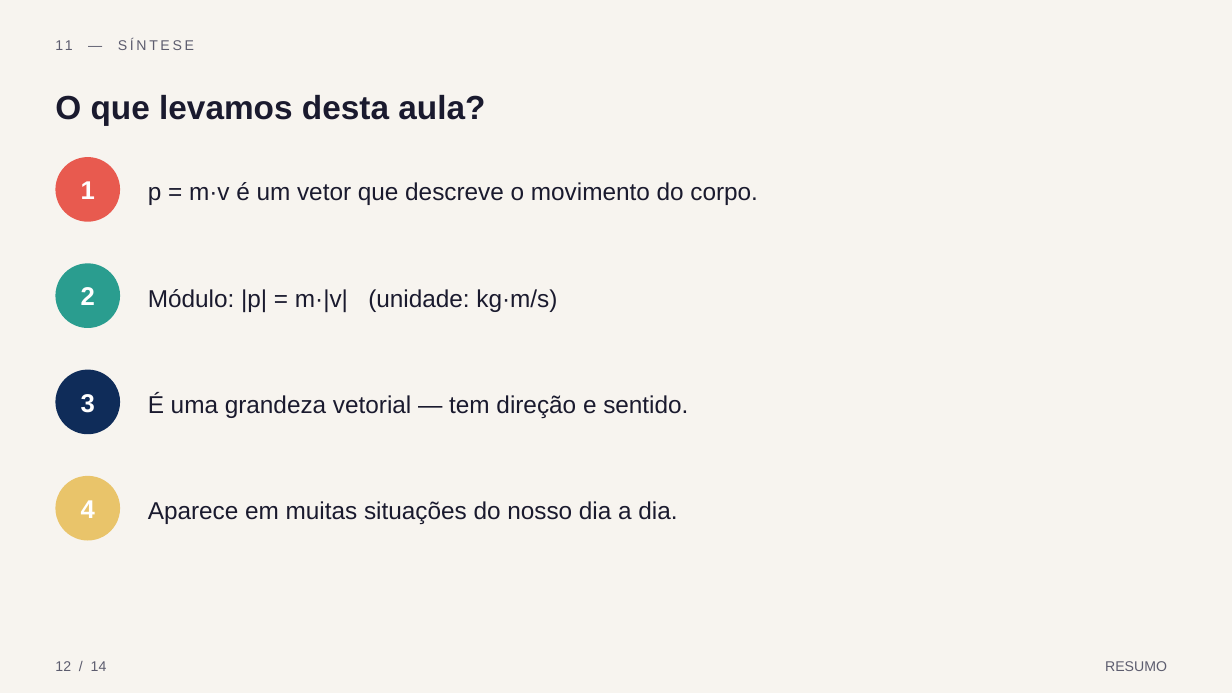
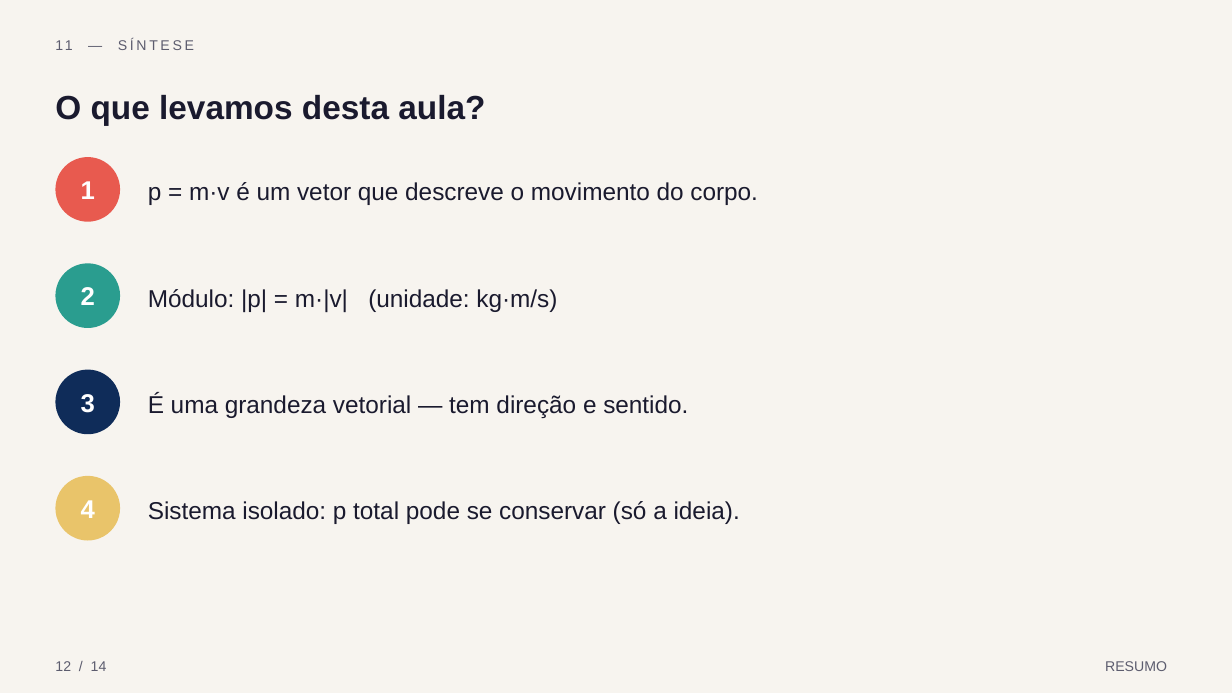
Before and after one commit to victordiaspalmeira/aula_ia_quantidade_movimento, a slide deck: slide 12 of 02_apresentacao/Apresentacao_Aula_IA.pptx. Drawn at 1232x693 pixels with LibreOffice and Linux fonts; fonts in the diff are those of the drawing. Boxes give left, top, right and bottom in pixels: in the first picture for what was removed or moved away, otherwise in the second. Text is boxed around its words. In the diff, an @@ line names an element or a change of style, - is before the commit and + after.

```diff
--- a/02_apresentacao/Apresentacao_Aula_IA.pptx
+++ b/02_apresentacao/Apresentacao_Aula_IA.pptx
@@ text at (148,501,740,524): text changed @@
-Aparece em muitas situações do nosso dia a dia.
+Sistema isolado: p total pode se conservar (só a ideia).
```
Also in this commit, not shown: 7 other slides changed, 15 other files.
